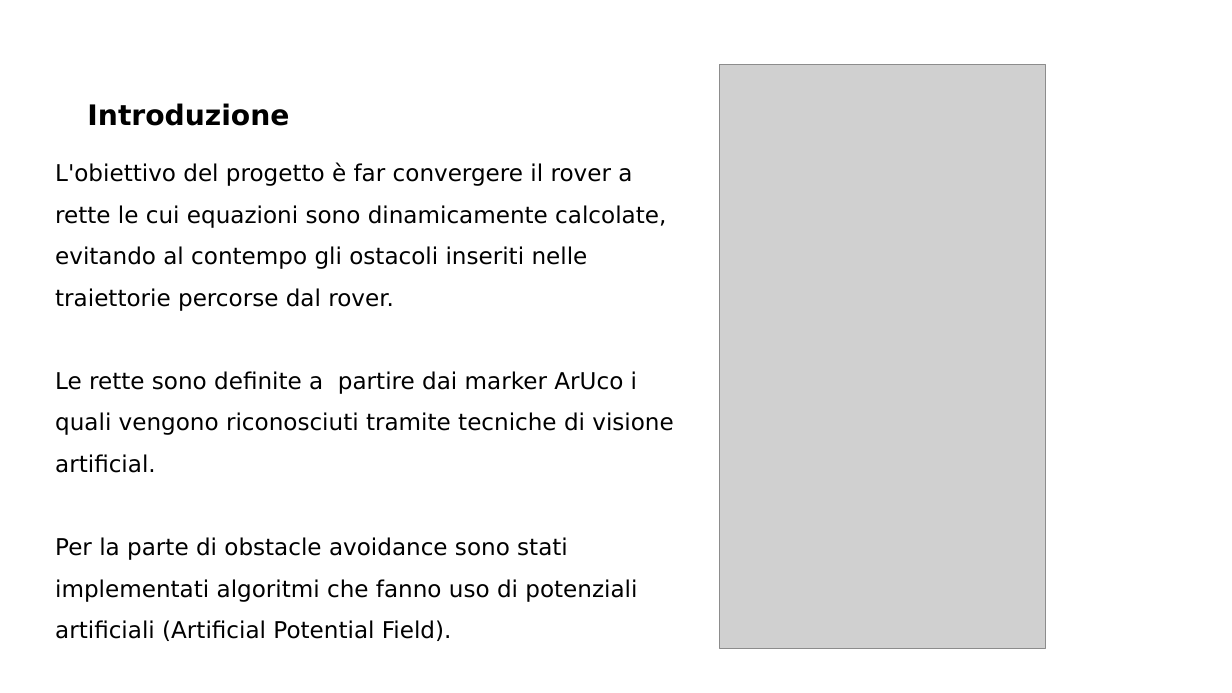
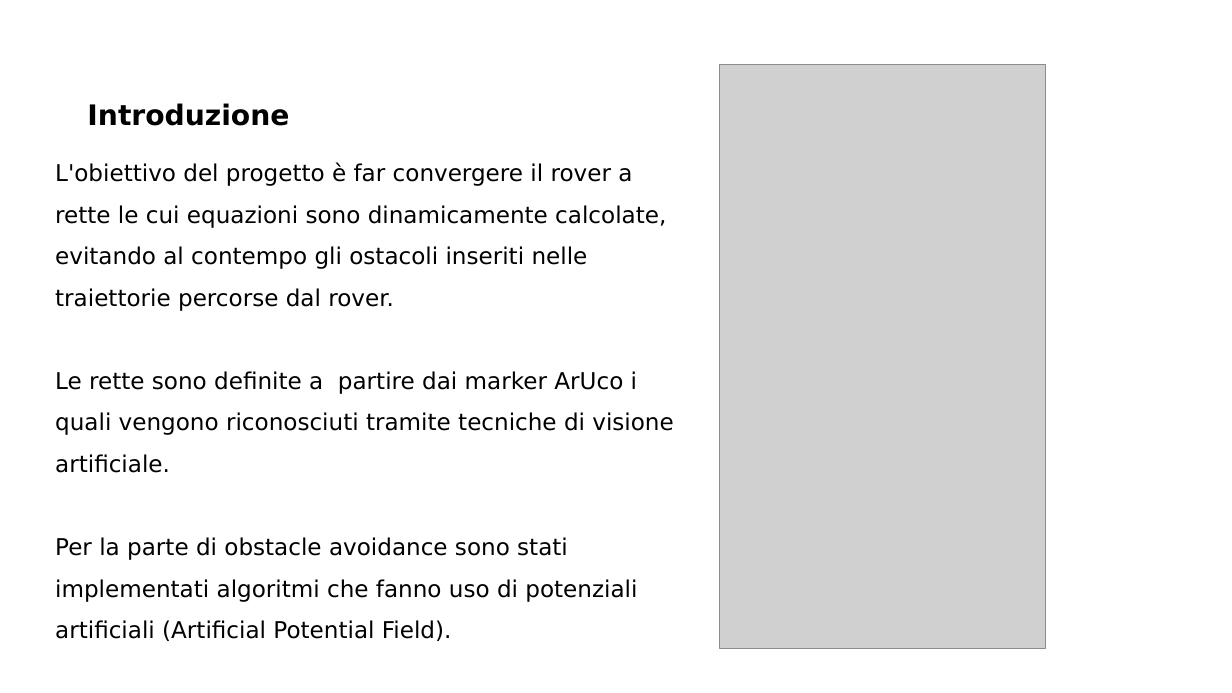
Before and after one commit to MarcoMinarelli/Rover_LabAuto, a slide deck: slide 3 of Presentazione LabAuto.pptx. Drawn at 1232x693 pixels with LibreOffice and Linux fonts; fonts in the diff are those of the drawing; grey boxes stand for pictures; background and template pictures are left out. Boxes give left, top, right and bottom in pixels: in the first picture for what was removed or moved away, otherwise in the second. Text is boxed around its words. In the diff, an @@ line names an element or a change of style, - is before the commit and + after.

```diff
--- a/Presentazione LabAuto.pptx
+++ b/Presentazione LabAuto.pptx
@@ text at box(55, 371, 673, 473): text changed @@
-Le rette sono definite a partire dai marker ArUco i quali vengono riconosciuti tramite tecniche di visione artificial.
+Le rette sono definite a partire dai marker ArUco i quali vengono riconosciuti tramite tecniche di visione artificiale.
```
Also in this commit, not shown: 4 other slides changed.
